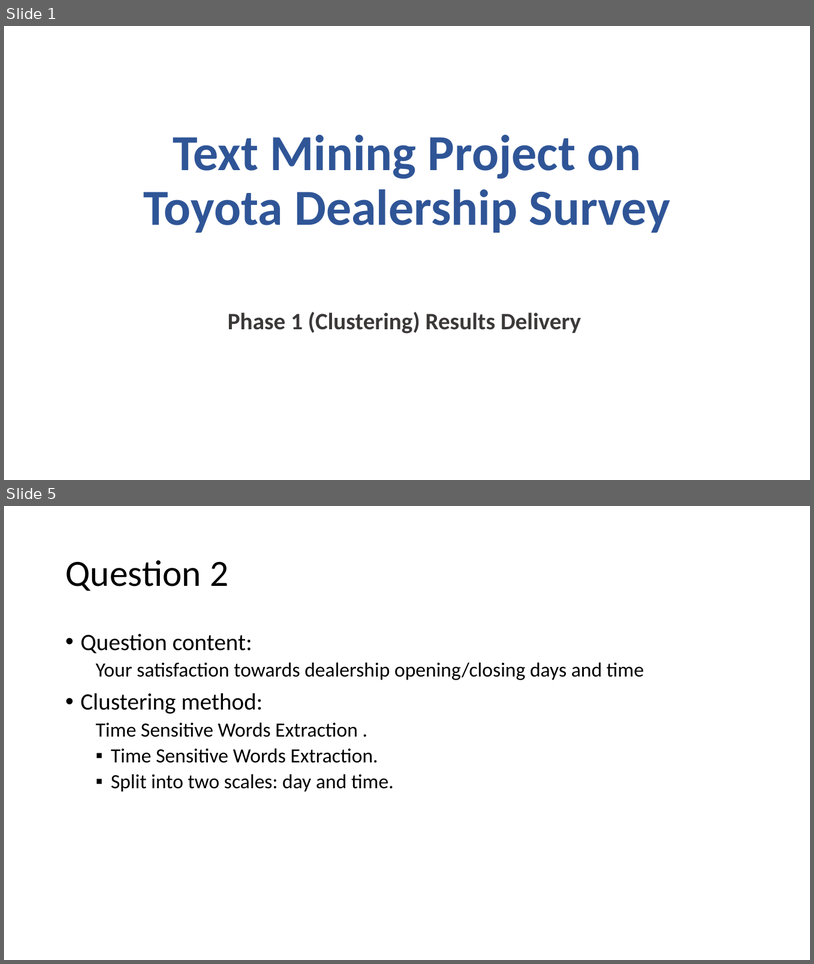
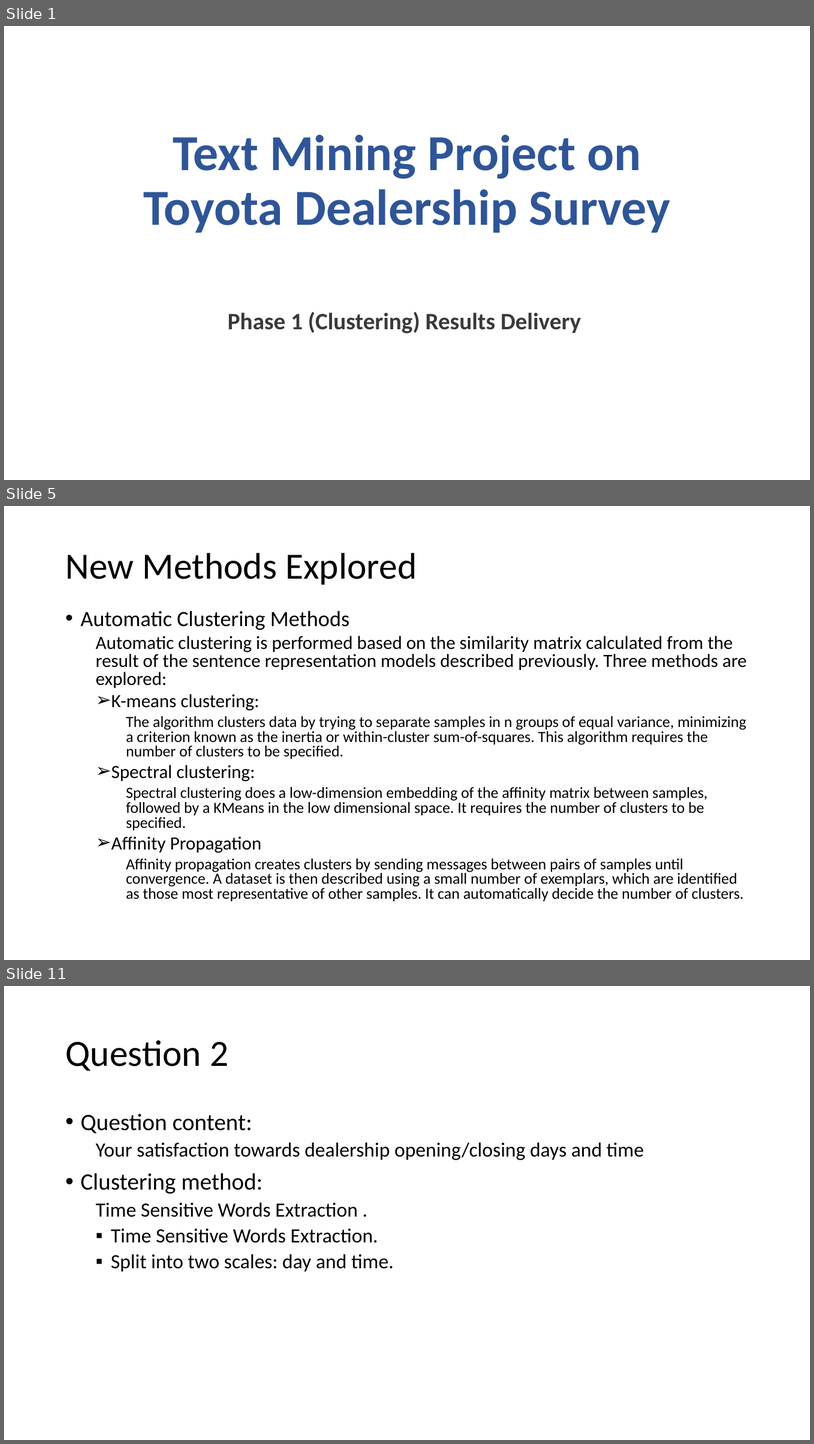
Before and after one commit to Li-Pengfei/review_clustering_Deloitte, a slide deck: Clustering_results_for_Deloitte_v1.pptx. Shown one above the other, each under a label of ours: slides 1 and 5 before the commit, slides 1, 5 and 11 after it; the slides between them are not shown. The pictures are 814x964 and 814x1444 pixels, drawn with LibreOffice and Linux fonts; fonts in the diff are those of the drawing. Boxes give left, top, right and bottom in pixels: in the first picture for what was removed or moved away, otherwise in the second. Text is boxed around its words. In the diff, an @@ line names an element or a change of style, - is before the commit and + after.

```diff
--- a/Clustering_results_for_Deloitte_v1.pptx
+++ b/Clustering_results_for_Deloitte_v1.pptx
@@ slide 5 added at [4,506,810,960], background #FFFFFF @@
@@ title added at [65,553,417,585], 44 pt, text #000000 @@
+New Methods Explored
@@ text added at [81,610,747,901], 18.5 pt, text #000000 @@
+• Automatic Clustering Methods
+  Automatic clustering is performed based on the similarity matrix calculated from the result of the sentence representation models described previously. Three methods are explored:
+  ➢ K-means clustering:
+    The algorithm clusters data by trying to separate samples in n groups of equal variance, minimizing a criterion known as the inertia or within-cluster sum-of-squares. This algorithm requires the number of clusters to be specified.
+  ➢ Spectral clustering:
+    Spectral clustering does a low-dimension embedding of the affinity matrix between samples, followed by a KMeans in the low dimensional space. It requires the number of clusters to be specified.
+  ➢ Affinity Propagation
+    Affinity propagation creates clusters by sending messages between pairs of samples until convergence. A dataset is then described using a small number of exemplars, which are identified as those most representative of other samples. It can automatically decide the number of clusters.
@@ what was slide 5 is now slide 11 @@
```
Also in this commit, not shown: 13 slides changed, 12 other slides added, 15 other files.
